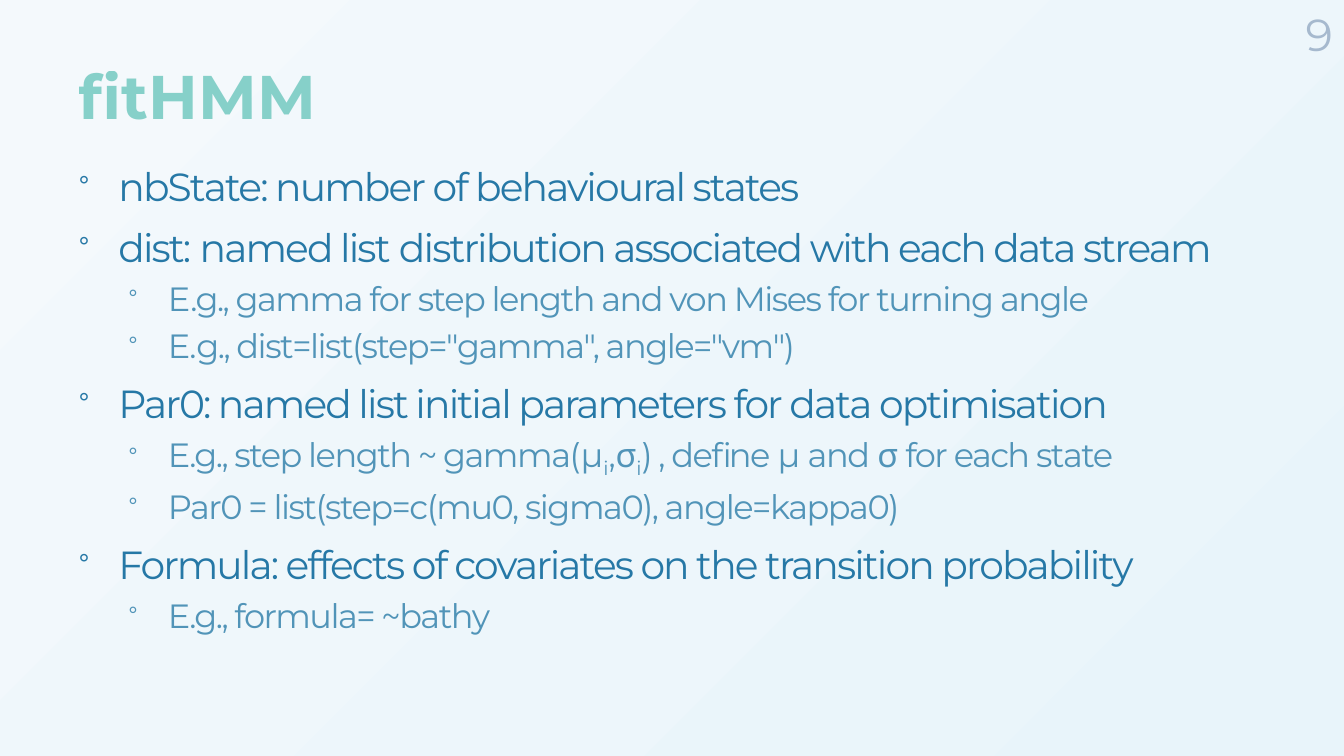
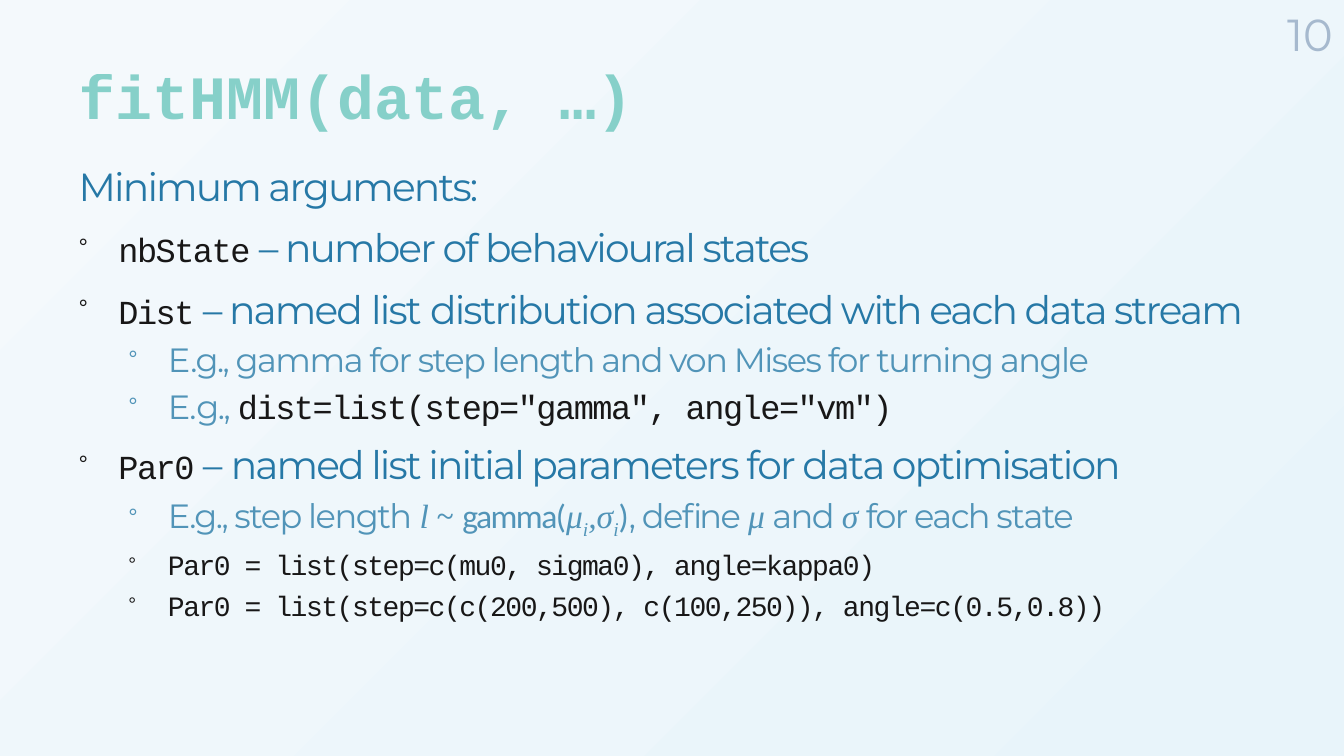
Before and after one commit to MarieAugerMethe/DFO_HMM_2022, a slide deck: slide 10 of Day1/HMM_Tutorial_Day1.pptx (slide 9 before the commit). Drawn at 1344x756 pixels with LibreOffice and Linux fonts; fonts in the diff are those of the drawing; background and template pictures are left out. Boxes give left, top, right and bottom in pixels: in the first picture for what was removed or moved away, otherwise in the second. Text is boxed around its words. In the diff, an @@ line names an element or a change of style, - is before the commit and + after.

```diff
--- a/Day1/HMM_Tutorial_Day1.pptx
+++ b/Day1/HMM_Tutorial_Day1.pptx
@@ page number at [1287,19,1333,51]: text changed @@
-9
+10
@@ title at [79,75,522,132]: text changed; font Montserrat to Courier New @@
-fitHMM
+fitHMM(data, …)
@@ text at [79,172,1243,325]: text changed @@
-° nbState: number of behavioural states
-° dist: named list distribution associated with each data stream
+Minimum arguments:
+° nbState – number of behavioural states
+° Dist – named list distribution associated with each data stream
@@ text at [168,395,893,581]: font Montserrat to Courier New, text colour #5194B8 to #181717 in "dist=list(step="gamma", angle="vm")", "Par0 = list(step=c(mu0, sigma0), angle=kappa0)"; size 24 to 20 pt in "Par0 = list(step=c(mu0, sigma0), angle=kappa0)" @@
@@ text at [118,449,1121,535]: text changed @@
-° Par0: named list initial parameters for data optimisation
-  ° E.g., step length ~ gamma(μi,σi) , define μ and σ for each state
+° Par0 – named list initial parameters for data optimisation
+  ° E.g., step length l ~ gamma(μi,σi), define μ and σ for each state
@@ text at [168,596,1105,622]: text changed; size 28 to 20 pt; font Montserrat to Courier New; text colour #2678A6 to #181717 @@
-° Formula: effects of covariates on the transition probability
-  ° E.g., formula= ~bathy
+  ° Par0 = list(step=c(c(200,500), c(100,250)), angle=c(0.5,0.8))
```
Also in this commit, not shown: 6 other slides changed, 7 slides added, 2 slides removed, 7 other files.
